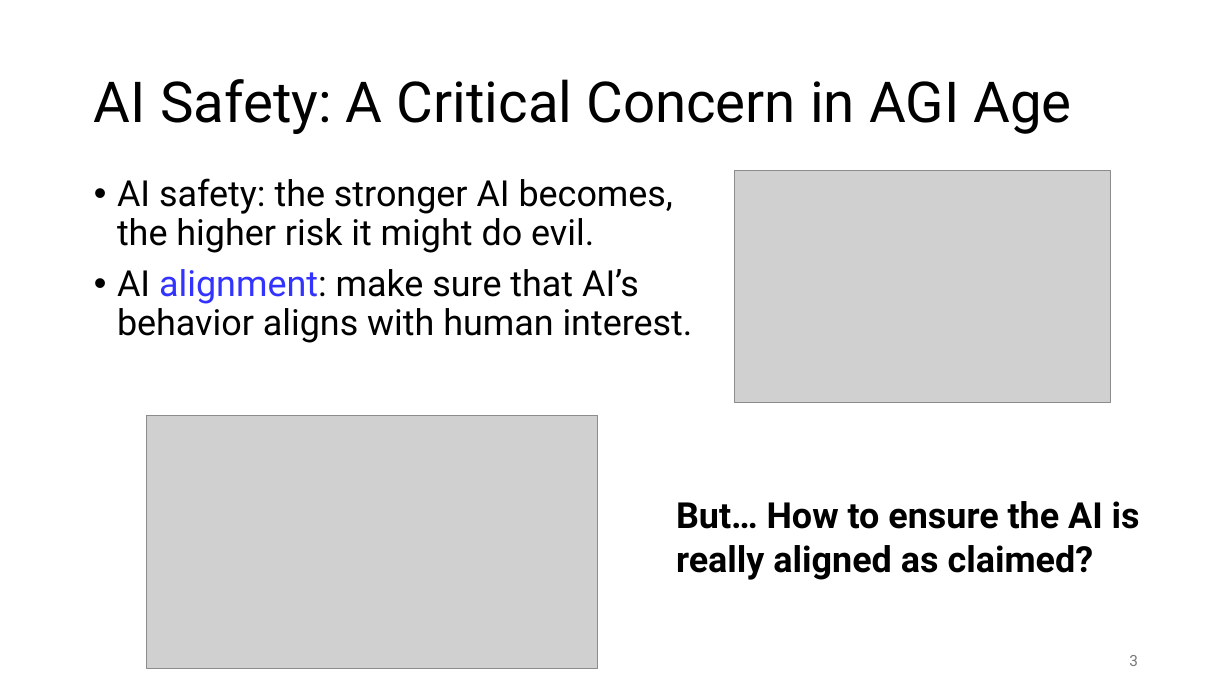
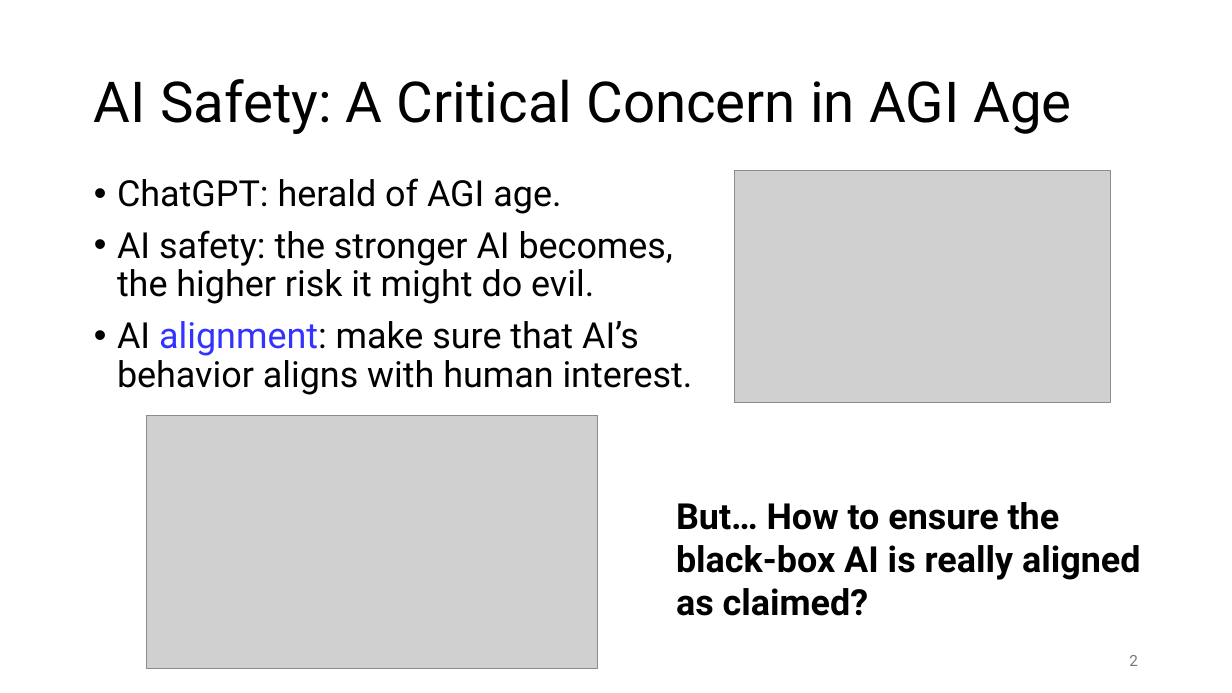
Before and after one commit to wiku30/wiku30.github.io, a slide deck: slide 2 of 2024/VeriPP/VeriPP_informs.pptx (slide 3 before the commit). Drawn at 1232x693 pixels with LibreOffice and Linux fonts; fonts in the diff are those of the drawing; grey boxes stand for pictures. Boxes give left, top, right and bottom in pixels: in the first picture for what was removed or moved away, otherwise in the second. Text is boxed around its words. In the diff, an @@ line names an element or a change of style, - is before the commit and + after.

```diff
--- a/2024/VeriPP/VeriPP_informs.pptx
+++ b/2024/VeriPP/VeriPP_informs.pptx
@@ text at [117,178,561,214]: paragraph added @@
+• ChatGPT: herald of AGI age.
@@ text at [676,502,1140,616]: text changed @@
-But… How to ensure the AI is really aligned as claimed?
+But… How to ensure the black-box AI is really aligned as claimed?
@@ page number at [1129,655,1138,666]: text changed @@
-3
+2
```
Also in this commit, not shown: 4 other slides changed, 5 slides added, 3 slides removed.
